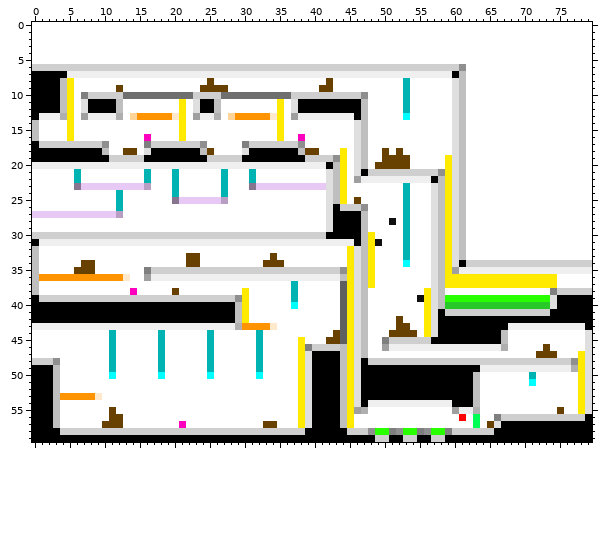
One commit to this sprite sheet: source/level_data/layouts/level3/layer1.png. This is how it looked before the edit.
The file is 80x60 pixels.
After:
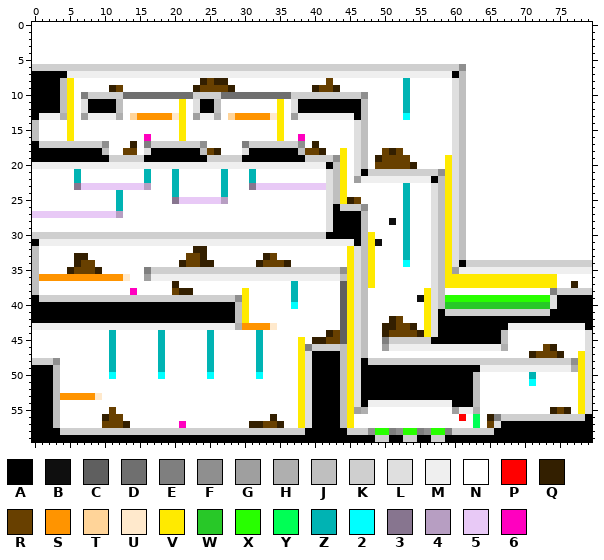
Palette (. is transparent): A #000000  B #0f0f0f  C #5f5f5f  D #6f6f6f  E #7f7f7f  F #8f8f8f  G #9f9f9f  H #afafaf  J #bfbfbf  K #cfcfcf  L #dfdfdf  M #efefef  N #ffffff  P #ff0000  Q #331f00  R #684000  S #ff9400  T #ffd499  U #ffe9cc  V #ffea00  W #28c828  X #28ff00  Y #00ff55  Z #00b3b3  2 #00ffff  3 #87758f  4 #b79ec2  5 #e8c9f6  6 #ff00bf
Difference:
@@ x 9..45 @@
  7 MMMMMMMMMMMMMMMMMMMMMMMMMMMMMMMMMMMMM
- 8 NNNNNNNNNNNNNNNNRNNNNNNNNNNNNNNNNRNNN
- 9 NNNRNNNNNNNNNNNRRRRNNNNNNNNNNNNNRRNNN
+ 8 NNNNNNNNNNNNNNNQRQQNNNNNNNNNNNNNNRNNN
+ 9 NNQRNNNNNNNNNNQRRRRQNNNNNNNNNNNQRRQNN
 10 KKKKDDDDDDDDDDKKKKDDDDDDDDDDKKKKKKKKK
@@ x 12..56 @@
 16 NNNN6NNNNVNNNNNNNNNNNNNVNN6NNNNNNNLJNNNNNNNNN
-17 NNNNEKKKKKKKFNNNNNEKKKKKKKFNNNNNNNLJNNNNNNNNN
-18 NRRNLAAAAAAAJRNNNNLAAAAAAAJRRNNNVNLJNNRNRNNNN
-19 KKKKAAAAAAAAAKKKKKAAAAAAAAAKKKKFVNLJNNRRRRNNN
-20 MMMMMMMMMMMMMMMMMMMMMMMMMMMMMMAJVNLJNRRRRRNNN
+17 NNQNEKKKKKKKFNNNNNEKKKKKKKFNQNNNNNLJNNNNNNNNN
+18 NRRNLAAAAAAAJRQNNNLAAAAAAAJRRQNNVNLJNNRQRNNNN
+19 KKKKAAAAAAAAAKKKKKAAAAAAAAAKKKKFVNLJNQRRRRNNN
+20 MMMMMMMMMMMMMMMMMMMMMMMMMMMMMMAJVNLJNRRRRRQNN
 21 NNNNZNNNZNNNNNNZNNNZNNNNNNNNNNLJVNLAKKKKKKKKK
@@ x 43..47 @@
 24 JVNNN
-25 JVNRN
+25 JVQRN
 26 AKKKF
@@ x 0..79 @@
 31 AMMMMMMMMMMMMMMMMMMMMMMMMMMMMMMMMMMMMMMMMMMMMMAJVBNNNZNNNLJVLJNNNNNNNNNNNNNNNNNN
-32 JNNNNNNNNNNNNNNNNNNNNNNNNNNNNNNNNNNNNNNNNNNNNVLJVNNNNZNNNLJVLJNNNNNNNNNNNNNNNNNN
-33 JNNNNNNNNNNNNNNNNNNNNNRRNNNNNNNNNNRNNNNNNNNNNVLJVNNNNZNNNLJVLJNNNNNNNNNNNNNNNNNN
-34 JNNNNNNRRNNNNNNNNNNNNNRRNNNNNNNNNRRRNNNNNNNNNVLJVNNNN2NNNLJVLAKKKKKKKKKKKKKKKKKK
-35 JNNNNNRRRNNNNNNNEKKKKKKKKKKKKKKKKKKKKKKKKKKKFVLJVNNNNNNNNLJVGMMMMMMMMMMMMMMMMMMM
+32 JNNNNNNNNNNNNNNNNNNNNNNQQNNNNNNNNNNNNNNNNNNNNVLJVNNNNZNNNLJVLJNNNNNNNNNNNNNNNNNN
+33 JNNNNNQQNNNNNNNNNNNNNNRRQNNNNNNNNQRNNNNNNNNNNVLJVNNNNZNNNLJVLJNNNNNNNNNNNNNNNNNN
+34 JNNNNNQRRNNNNNNNNNNNNQRRQQNNNNNNQRRRQNNNNNNNNVLJVNNNN2NNNLJVLAKKKKKKKKKKKKKKKKKK
+35 JNNNNQRRRQNNNNNNEKKKKKKKKKKKKKKKKKKKKKKKKKKKFVLJVNNNNNNNNLJVGMMMMMMMMMMMMMMMMMMM
 36 JSSSSSSSSSSSSUNNGMMMMMMMMMMMMMMMMMMMMMMMMMMMJVLJVNNNNNNNNLJVVVVVVVVVVVVVVVVNNNNN
-37 JNNNNNNNNNNNNNNNNNNNNNNNNNNNNNNNNNNNNZNNNNNNCVLJVNNNNNNNNLJVVVVVVVVVVVVVVVVNNNNN
-38 JNNNNNNNNNNNNN6NNNNNRNNNNNNNNNVNNNNNNZNNNNNNCVLJNNNNNNNNVLJNNNNNNNNNNNNNNNEKKKKK
+37 JNNNNNNNNNNNNNNNNNNNQNNNNNNNNNNNNNNNNZNNNNNNCVLJVNNNNNNNNLJVVVVVVVVVVVVVVVVNNQNN
+38 JNNNNNNNNNNNNN6NNNNNRQQNNNNNNNVNNNNNNZNNNNNNCVLJNNNNNNNNVLJNNNNNNNNNNNNNNNEKKKKK
 39 AKKKKKKKKKKKKKKKKKKKKKKKKKKKKFVNNNNNNZNNNNNNCVLJNNNNNNNBVLJXXXXXXXXXXXXXXXLAAAAA
@@ x 38..77 @@
 41 NNNNNNCVLJNNNNNNNNVLAKKKKKKKKKKKKKKKAAAA
-42 NNNNNNCVLJNNNNRNNNVLAAAAAAAAAAAAAAAAAAAA
-43 NNNNNNCVLJNNNNRRNNVLAAAAAAAAAAMMMMMMMMMM
-44 NNNNNRCVLJNNNRRRRNVLAAAAAAAAAJNNNNNNNNNN
-45 VNNNRRCVLJNNEKKKKKKAAAAAAAAAAJNNNNNNNNNN
-46 VEKKKKJVLJNNGMMMMMMMMMMMMMMMMHNNNNNRNNNN
-47 VLAAAAJVLJNNNNNNNNNNNNNNNNNNNNNNNNRRRNNN
+42 NNNNNNCVLJNNNQRNNNVLAAAAAAAAAAAAAAAAAAAA
+43 NNNNNNCVLJNNQQRRQNVLAAAAAAAAAAMMMMMMMMMM
+44 NNNNQRCVLJNNQRRRRQVLAAAAAAAAAJNNNNNNNNNN
+45 VNQQRRCVLJNNEKKKKKKAAAAAAAAAAJNNNNNNNNNN
+46 VEKKKKJVLJNNGMMMMMMMMMMMMMMMMHNNNNNRQNNN
+47 VLAAAAJVLJNNNNNNNNNNNNNNNNNNNNNNNQRRRQNN
 48 VLAAAAJVLAKKKKKKKKKKKKKKKKKKKKKKKKKKKKKF
@@ x 0..79 @@
 54 AAAJNNNNNNNNNNNNNNNNNNNNNNNNNNNNNNNNNNVLAAAAJVLAMMMMMMMMMMMMAAAJNNNNNNNNNNNNNNVL
-55 AAAJNNNNNNNRNNNNNNNNNNNNNNNNNNNNNNNNNNVLAAAAJVGHNNNNNNNNNNNNGMMHNNNNNNNNNNNRNNVL
-56 AAAJNNNNNNNRRNNNNNNNNNNNNNNNNNNNNNNNNNVLAAAAJVNNNNNNNNNNNNNNNPNYNNEKKKKKKKKKKKKA
-57 AAAJNNNNNNRRRNNNNNNNN6NNNNNNNNNNNRRNNNVLAAAAJVNNNNNNNNNNNNNNNNNYNRLAAAAAAAAAAAAA
+55 AAAJNNNNNNNRNNNNNNNNNNNNNNNNNNNNNNNNNNVLAAAAJVGHNNNNNNNNNNNNGMMHNNNNNNNNNNQRQNVL
+56 AAAJNNNNNNQRRNNNNNNNNNNNNNNNNNNNNNQNNNVLAAAAJVNNNNNNNNNNNNNNNPNYNQEKKKKKKKKKKKKA
+57 AAAJNNNNNNRRRQNNNNNNN6NNNNNNNNNQQRRQNNVLAAAAJVNNNNNNNNNNNNNNNNNYNRLAAAAAAAAAAAAA
 58 AAAAKKKKKKKKKKKKKKKKKKKKKKKKKKKKKKKKKKKAAAAAAKKKFXXEFXXEFXXEKKKKKKAAAAAAAAAAAAAA
